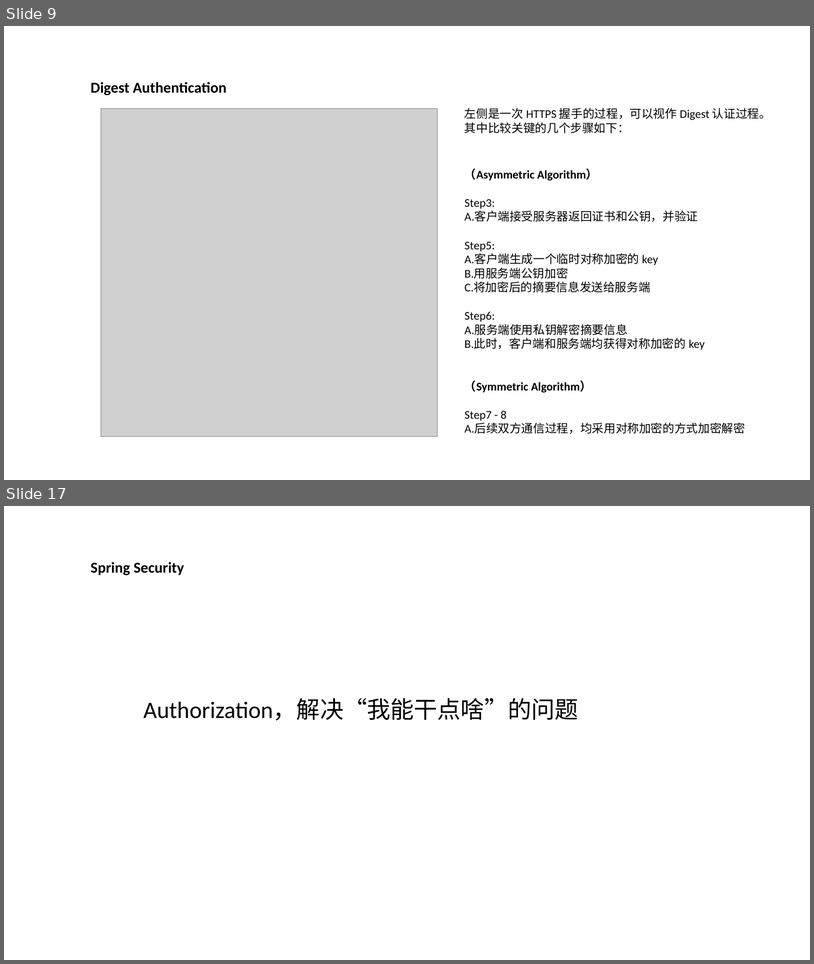
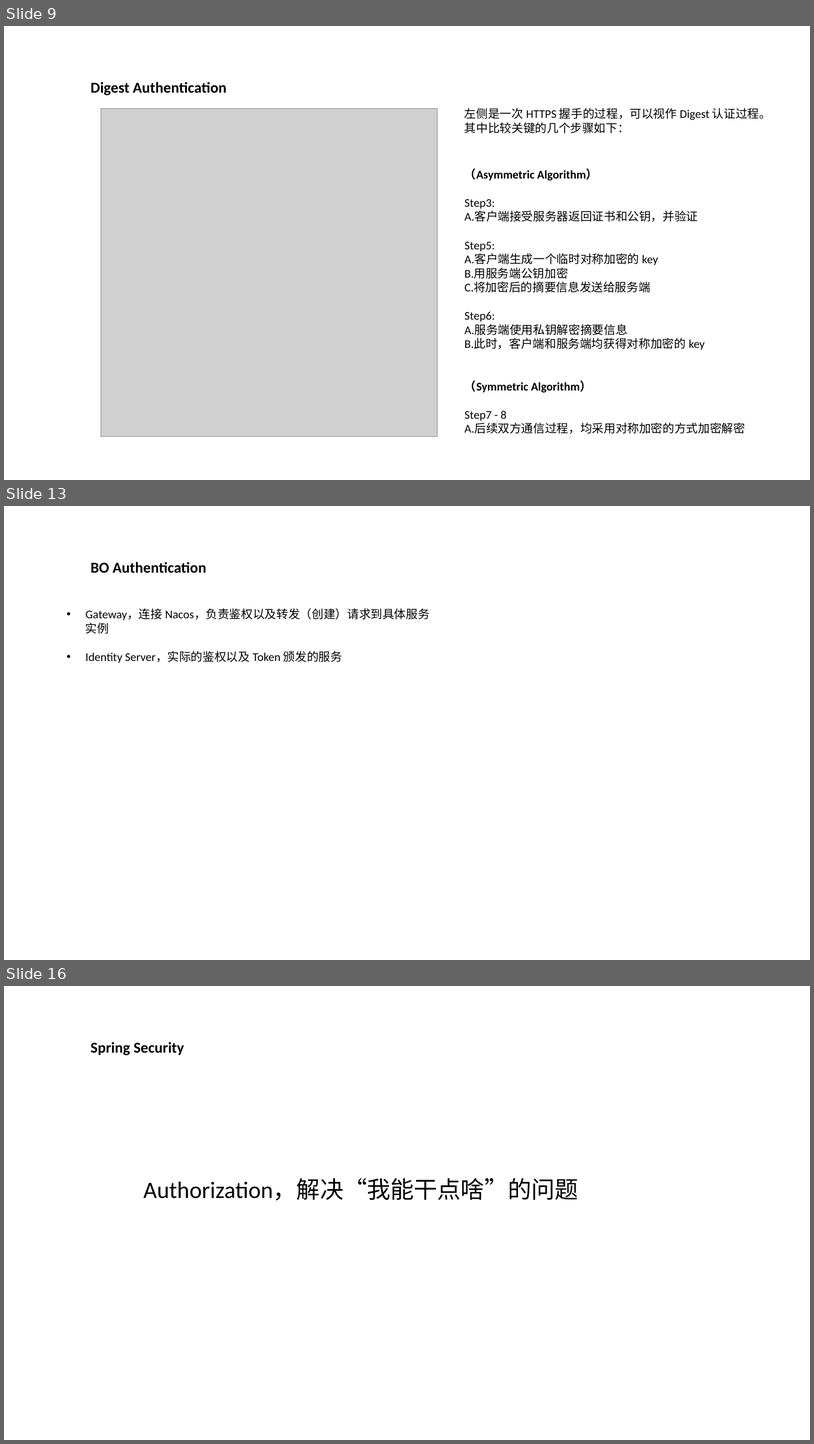
Before and after one commit to plumnx/DIALY, a slide deck: 2020-7-13-----Spring Security Report/Spring Security.pptx. Shown one above the other, each under a label of ours: slides 9 and 17 before the commit, slides 9, 13 and 16 after it; the slides between them are not shown. The pictures are 814x964 and 814x1444 pixels, drawn with LibreOffice and Linux fonts; fonts in the diff are those of the drawing; grey boxes stand for pictures; background and template pictures are left out. Boxes give left, top, right and bottom in pixels: in the first picture for what was removed or moved away, otherwise in the second. Text is boxed around its words. In the diff, an @@ line names an element or a change of style, - is before the commit and + after.

```diff
--- a/2020-7-13-----Spring Security Report/Spring Security.pptx
+++ b/2020-7-13-----Spring Security Report/Spring Security.pptx
@@ slide 13 added at (x1=4, y1=506, x2=810, y2=960), background picture (left out) @@
@@ text added at (x1=90, y1=562, x2=206, y2=573), 18 pt, text #000000, bold @@
+BO Authentication
@@ text added at (x1=86, y1=609, x2=430, y2=663), 14 pt, text #000000 @@
+• Gateway，连接 Nacos，负责鉴权以及转发（创建）请求到具体服务实例
+• Identity Server，实际的鉴权以及 Token 颁发的服务
@@ what was slide 17 is now slide 16 @@
```
Also in this commit, not shown: 13 slides changed, 2 other slides added, 4 slides removed.
